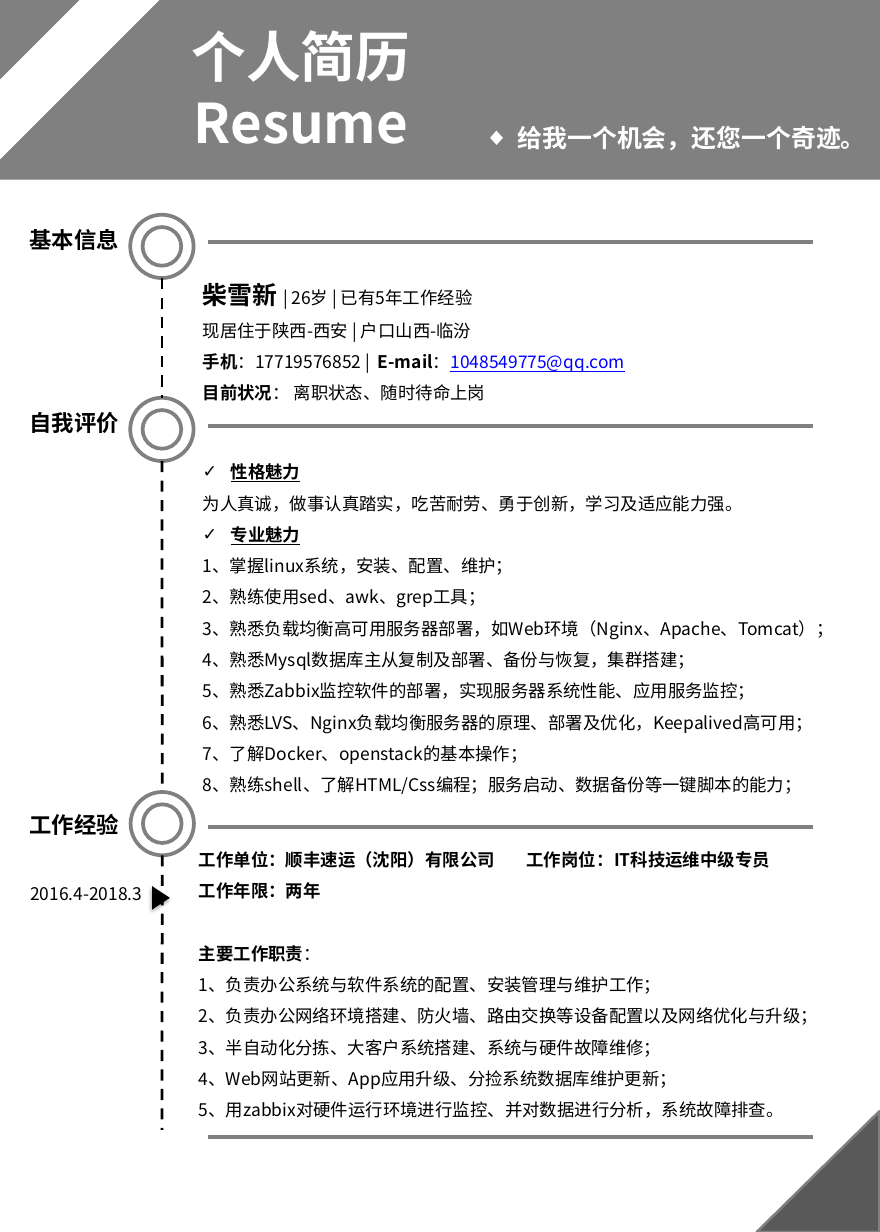
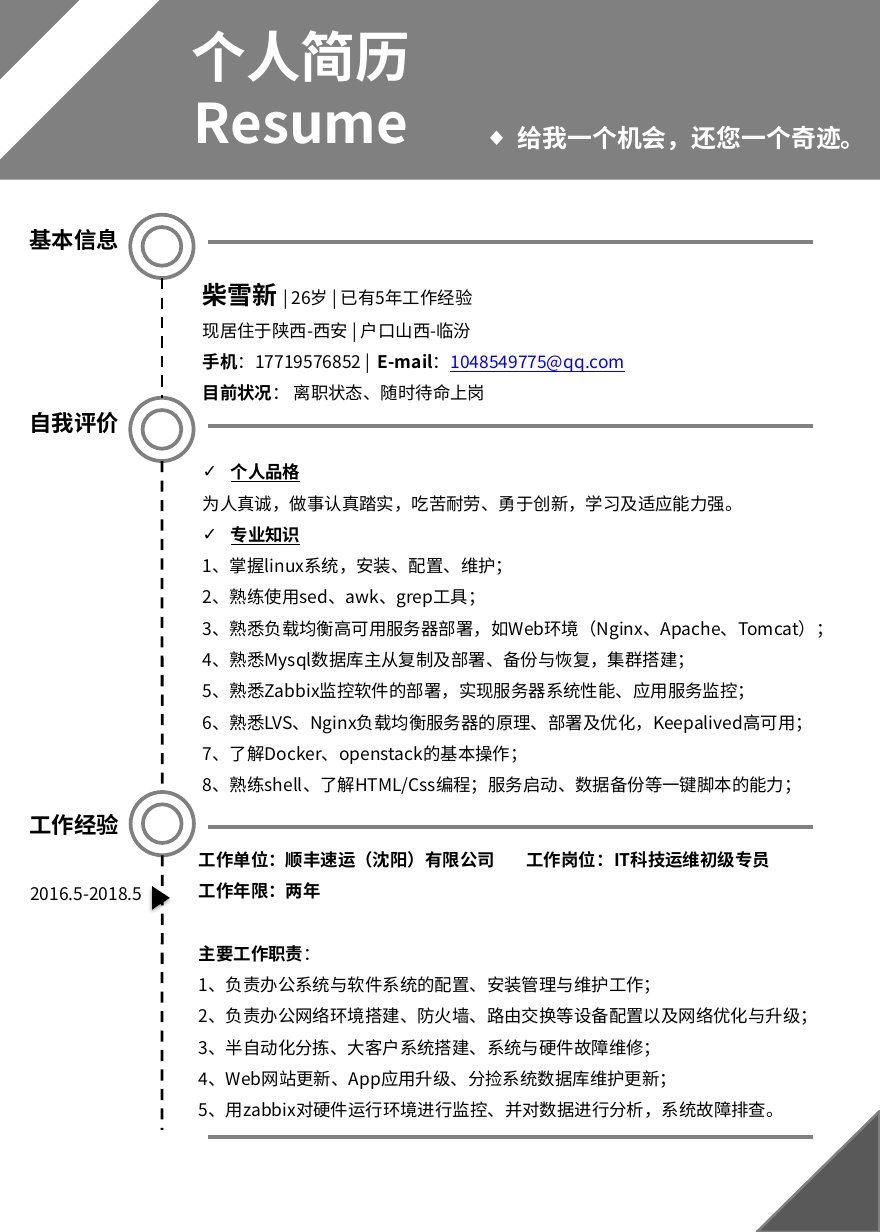
Before and after one commit to FirewoodBloody/Linux, a slide deck: slide 2 of 柴雪新的个人简历-0630.pptx. Drawn at 880x1232 pixels with LibreOffice and Linux fonts; fonts in the diff are those of the drawing. Boxes give left, top, right and bottom in pixels: in the first picture for what was removed or moved away, otherwise in the second. Text is boxed around its words. In the diff, an @@ line names an element or a change of style, - is before the commit and + after.

```diff
--- a/柴雪新的个人简历-0630.pptx
+++ b/柴雪新的个人简历-0630.pptx
@@ text at [231,463,301,482]: text changed @@
-✓ 性格魅力
+✓ 个人品格
@@ text at [231,526,301,545]: text changed @@
-✓ 专业魅力
+✓ 专业知识
@@ text at [199,851,770,868]: text changed @@
-工作单位：顺丰速运（沈阳）有限公司 工作岗位：IT科技运维中级专员
+工作单位：顺丰速运（沈阳）有限公司 工作岗位：IT科技运维初级专员
@@ text at [30,887,142,901]: text changed @@
-2016.4-2018.3
+2016.5-2018.5
```
Also in this commit, not shown: 1 other slide changed, 1 other file.
